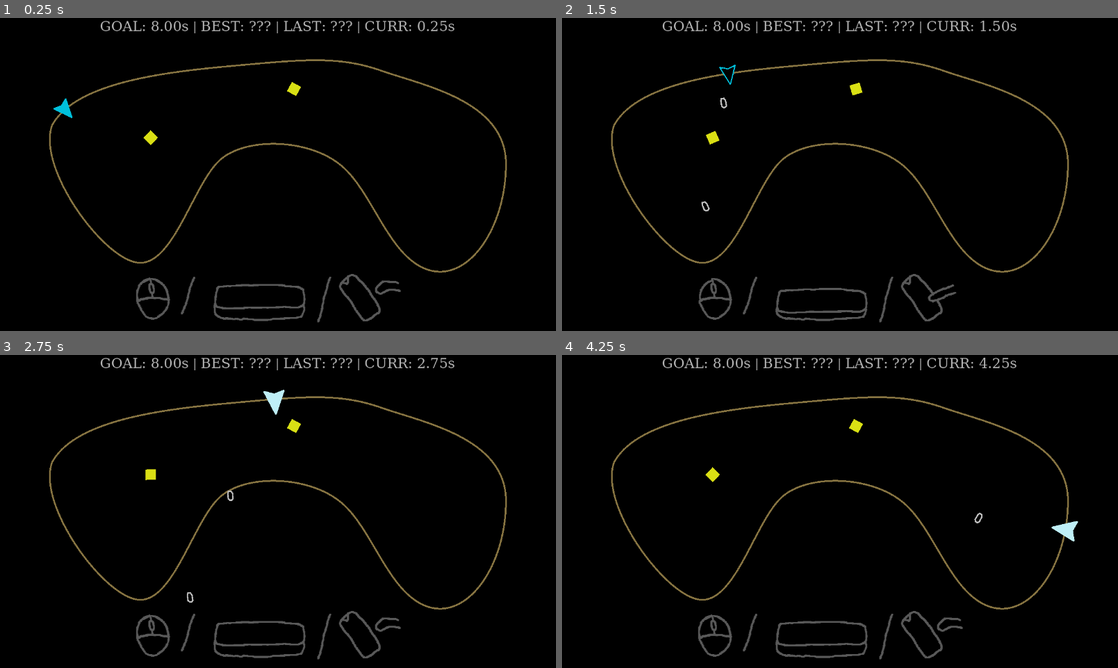
Above: before the commit, frames 1-4 (two rows, left to right).
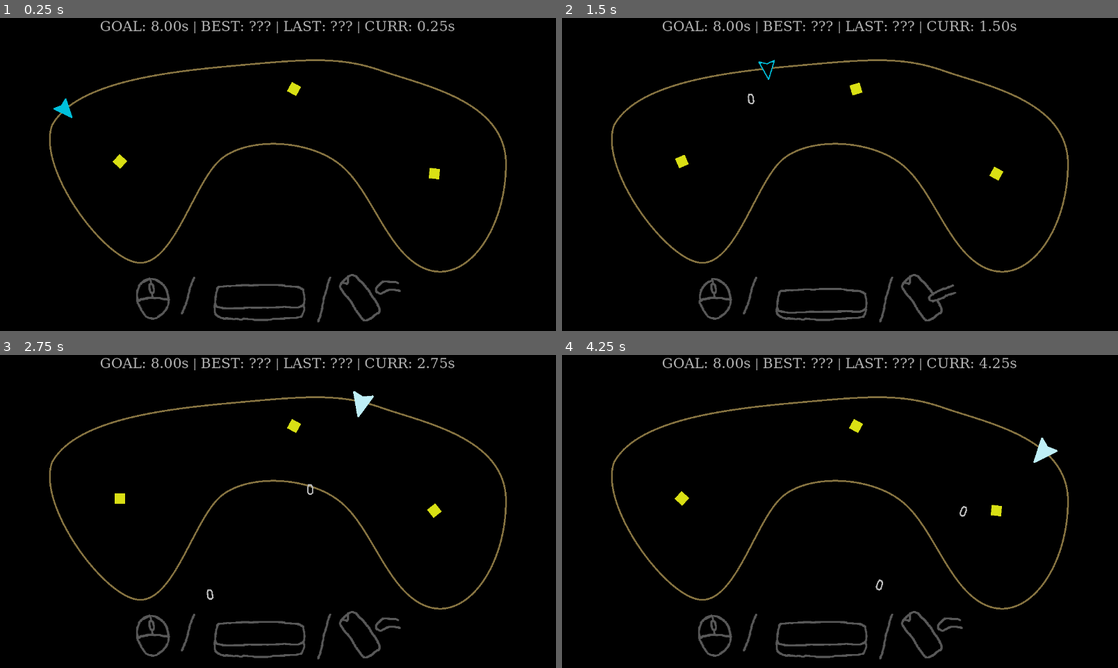
Above: after the commit, the same moments.

Repository: pranabekka/rails-shooter
Game: Godot game, scene res://root.tscn
Same seed, same stepped clock (60 frames per second), same inputs: the game is played once before the commit and once after it.
Inputs:
- Up to frame 1 (0.25 s): no input
- Up to frame 2 (1.5 s): tap Space (action) at 0.6, 1.35 s
- Up to frame 3 (2.75 s): tap Space (action) at 2.1 s
- Up to frame 4 (4.25 s): tap Space (action) at 2.85, 3.6 s

The runs differ from the first frame. In frame 1, 0.2% of the frame differs, in the area x 20-80%, y 35-52%; in frame 2, 0.4%; in frame 3, 0.6%, in the area x 20-80%, y 11-80%; in frame 4, 0.6%.

Commit message:
change level layout to remove slow down on right
add another bawx with 2x speed
also move first bawx to account for movement changes
so that you can hit it in a 3 bawx chain along the bottom

Diff:
--- a/root.tscn
+++ b/root.tscn
@@ -107,7 +107,7 @@
 shape = SubResource("CircleShape2D_673o6")
 
 [node name="bawx" type="Area2D" parent="." groups=["bawx"]]
-position = Vector2(346.854, 275.355)
+position = Vector2(276, 330)
 rotation = 0.375455
 scale = Vector2(1.2, 1.2)
 script = ExtResource("2_dob0l")
@@ -121,25 +121,6 @@
 [node name="Polygon2D" type="Polygon2D" parent="bawx"]
 color = Color(0.854902, 0.878431, 0.0784314, 1)
 polygon = PackedVector2Array(-10, -10, -10, 10, 10, 10, 10, -10)
-
-[node name="Label" type="Label" parent="bawx"]
-visible = false
-anchors_preset = 8
-anchor_left = 0.5
-anchor_top = 0.5
-anchor_right = 0.5
-anchor_bottom = 0.5
-offset_left = 10.0
-offset_top = 12.0
-offset_right = 118.0
-offset_bottom = 43.0
-grow_horizontal = 2
-grow_vertical = 2
-theme_override_colors/font_color = Color(0.489623, 0.489622, 0.489622, 1)
-theme_override_font_sizes/font_size = 22
-text = "shpeed x2"
-horizontal_alignment = 1
-vertical_alignment = 1
 
 [node name="bawx2" type="Area2D" parent="." groups=["bawx"]]
 position = Vector2(676.854, 163.355)
@@ -157,24 +138,21 @@
 color = Color(0.853307, 0.88, 0.0792, 1)
 polygon = PackedVector2Array(-10, -10, -10, 10, 10, 10, 10, -10)
 
-[node name="Label" type="Label" parent="bawx2"]
-visible = false
-anchors_preset = 8
-anchor_left = 0.5
-anchor_top = 0.5
-anchor_right = 0.5
-anchor_bottom = 0.5
-offset_left = 11.0
-offset_top = 11.0
-offset_right = 119.0
-offset_bottom = 42.0
-grow_horizontal = 2
-grow_vertical = 2
-theme_override_colors/font_color = Color(0.49, 0.49, 0.49, 1)
-theme_override_font_sizes/font_size = 22
-text = "shpeed x3"
-horizontal_alignment = 1
-vertical_alignment = 1
+[node name="bawx3" type="Area2D" parent="." groups=["bawx"]]
+position = Vector2(1000, 358)
+rotation = -0.288306
+scale = Vector2(1.2, 1.2)
+script = ExtResource("2_dob0l")
+data_input = "{
+	\"multiplier\": 2, 	\"duration_sec\": 1
+}"
+
+[node name="CollisionShape2D" type="CollisionShape2D" parent="bawx3"]
+shape = SubResource("RectangleShape2D_wtak6")
+
+[node name="Polygon2D" type="Polygon2D" parent="bawx3"]
+color = Color(0.853307, 0.88, 0.0792, 1)
+polygon = PackedVector2Array(-10, -10, -10, 10, 10, 10, 10, -10)
 
 [node name="lap_time_display" type="Label" parent="."]
 unique_name_in_owner = true
